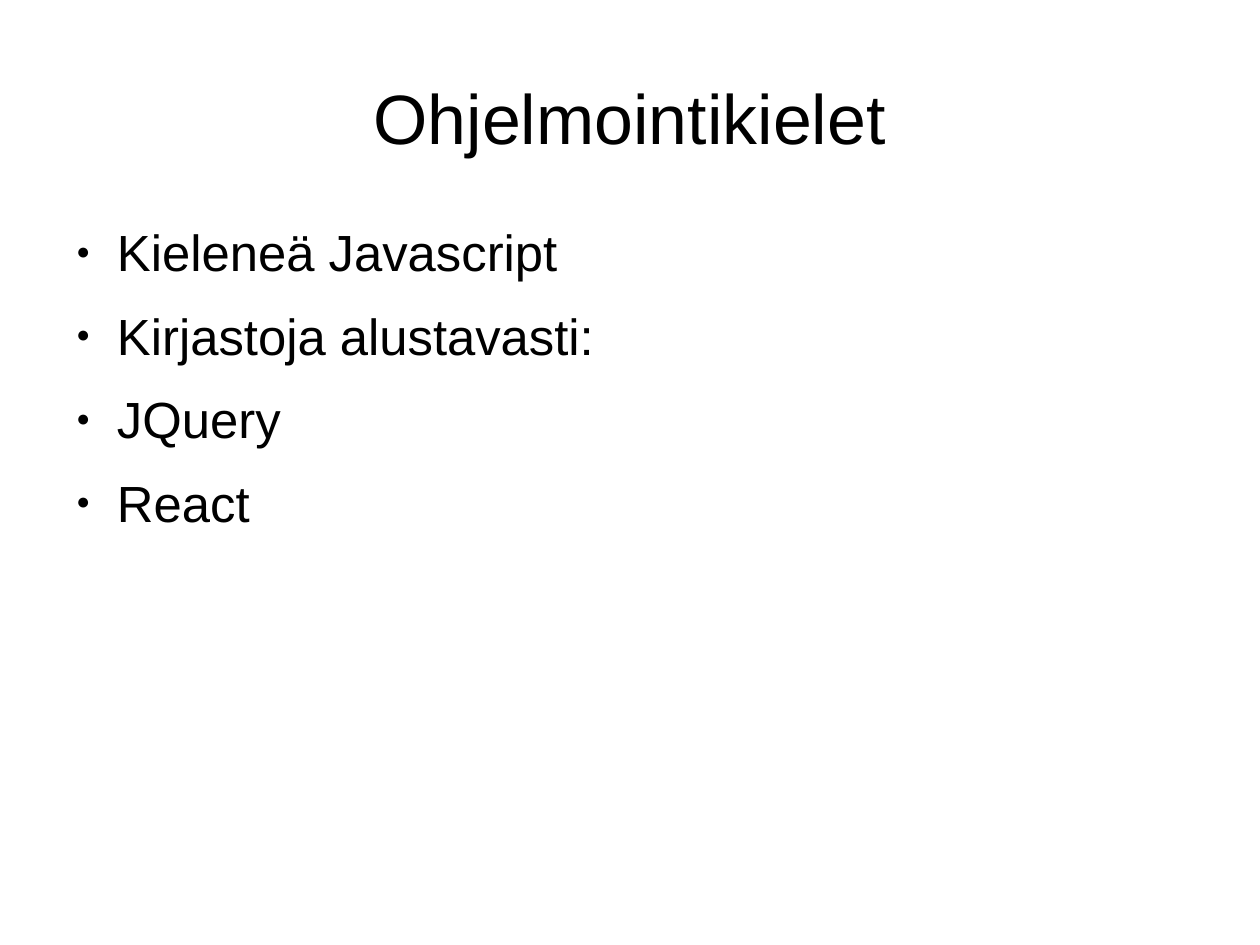
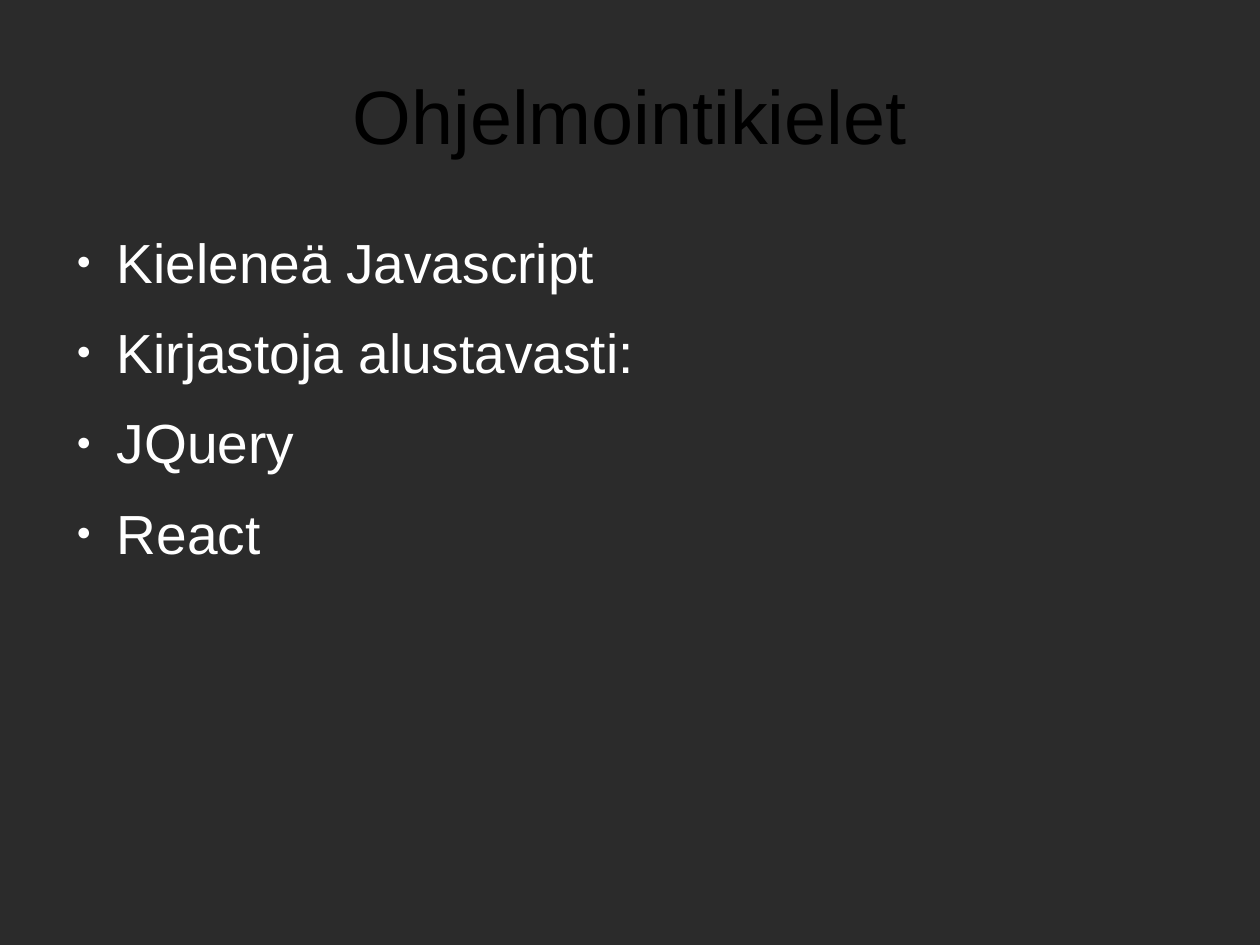
Before and after one commit to Mikkael3/tiea207projekti2015, a slide deck: slide 10 of esittely.odp. Drawn at 1260x945 pixels with LibreOffice and Linux fonts; fonts in the diff are those of the drawing; background and template pictures are left out; a plain dark background stands for a picture behind light text. Boxes give left, top, right and bottom in pixels: in the first picture for what was removed or moved away, otherwise in the second. Text is boxed around its words. In the diff, an @@ line names an element or a change of style, - is before the commit and + after.

```diff
--- a/esittely.odp
+++ b/esittely.odp
@@ background #FFFFFF to picture (left out) @@
@@ title "Ohjelmointikielet" at bbox=[353, 90, 907, 158]: size 44 to 47.6 pt @@
@@ text "Kieleneä Javascript": place and size @@
-text "Kieleneä Javascript" at bbox=[117, 234, 594, 523]
+text "Kieleneä Javascript" at bbox=[117, 243, 633, 555]
@@ text "Kieleneä Javascript" at bbox=[117, 243, 633, 555]: size 32 to 34.7 pt, text colour #000000 to #FFFFFF; more space between paragraphs; bullet colour #000000 to #FFFFFF @@
```
Also in this commit, not shown: 9 other slides changed.
